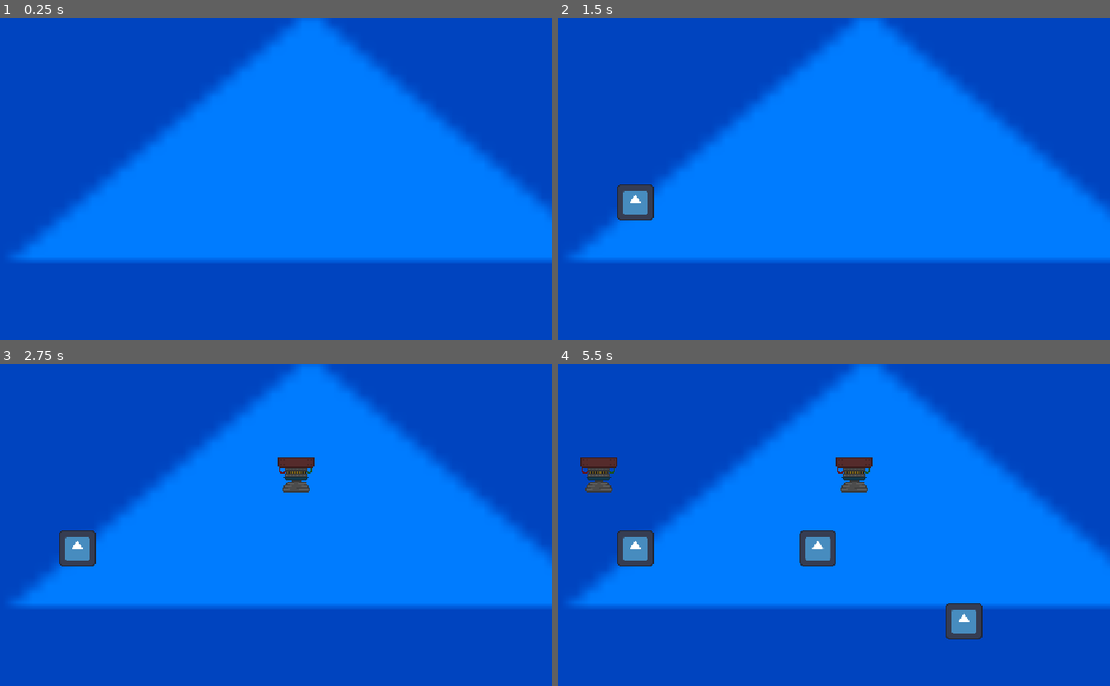
Above: before the commit, frames 1-4 (two rows, left to right).
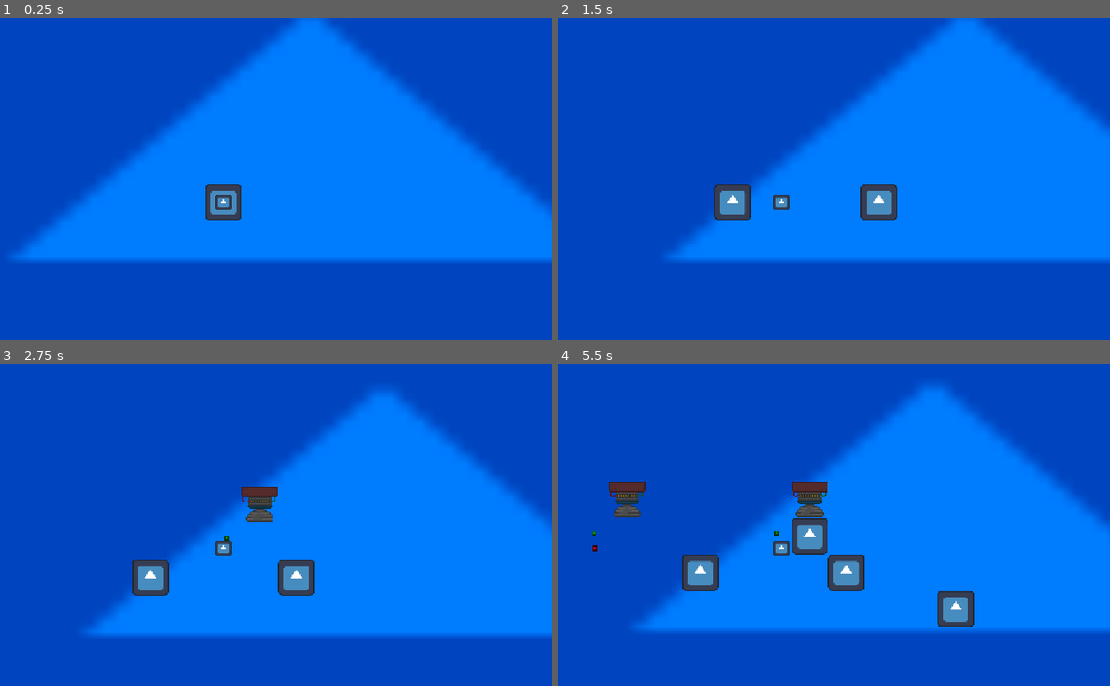
Above: after the commit, the same moments.

Repository: Luminescent-Cheese/ShipBattleBuilder
Game: Godot game, scene res://test.tscn
Same seed, same stepped clock (60 frames per second), same inputs: the game is played once before the commit and once after it. The engine's default icon, where the game draws it, is replaced by a stand-in: a white triangle on a blue panel in a dark square.
Inputs (mouse positions are in pixels of both pictures, inside the frame that each line leads up to):
- Up to frame 1 (0.25 s): no input
- Up to frame 2 (1.5 s): tap Enter at 0.5 s; move the mouse to (927, 185) at 0.52 s; hold D (Thrust Right) 0.53-1.28 s; tap R (rotate) at 0.6 s; click (927, 185) at 0.67 s; tap 1 (test) at 0.8, 1.35 s; tap Space at 1.25 s; move the mouse to (651, 220) at 1.27 s; hold S (Thrust Backward) from 1.28 s (still down); click (651, 220) at 1.42 s
- Up to frame 3 (2.75 s): tap 2 (test2) at 1.55, 2.1 s; tap Enter at 2 s; move the mouse to (287, 467) at 2.02 s; release S (Thrust Backward) at 2.03 s; hold D (Thrust Right) from 2.03 s (still down); click (287, 467) at 2.17 s; tap R (rotate) at 2.3 s
- Up to frame 4 (5.5 s): tap Space at 2.75, 4.25 s; move the mouse to (751, 621) at 2.77 s; release D (Thrust Right) at 2.78 s; hold S (Thrust Backward) 2.78-3.53 s; tap R (rotate) at 2.85, 4.55, 5.1 s; click (751, 621) at 2.92 s; tap 1 (test) at 3.05, 3.6, 5.3 s; tap Enter at 3.5 s; move the mouse to (977, 602) at 3.52 s; hold A (Thrust Left) 3.53-5.03 s; click (977, 602) at 3.67 s; tap 2 (test2) at 3.8, 4.35 s; move the mouse to (585, 492) at 4.27 s; click (585, 492) at 4.42 s; move the mouse to (811, 547) at 5.02 s; hold S (Thrust Backward) from 5.03 s (still down); click (811, 547) at 5.17 s

The runs differ from the first frame. In frame 1, 0.7% of the frame differs, in the area x 37-44%, y 51-63%; in frame 2, 23%; in frame 3, 28%, in the area x 2-100%, y 0-85%; in frame 4, 28%.

Commit message:
basic rotation
nearly works, still a few problems with thrusters in either direction giving infinite spin if fast enough

Diff:
--- a/project.godot
+++ b/project.godot
@@ -61,6 +61,7 @@
 [physics]
 
 3d/physics_engine="Jolt Physics"
+2d/default_gravity=0.0
 
 [rendering]
 
--- a/ship.gd
+++ b/ship.gd
@@ -3,14 +3,57 @@
 @onready var Ship_Part = preload("res://ship_part.tscn")
 @onready var Thruster = preload("res://thruster.tscn")
 
+var force_dir = [Vector2.ZERO]
+var force_pos = [Vector2.ZERO]
+
 func _process(delta: float) -> void:
 	if Input.is_action_just_pressed("test"):
 		var New_part = Ship_Part.instantiate()
 		add_child(New_part)
+		New_part.add_collision.connect(add_collision_shape)
 	if Input.is_action_just_pressed("test2"):
 		var New_thruster = Thruster.instantiate()
 		add_child(New_thruster)
 		New_thruster.thruster_on.connect( on_thrust)
+		New_thruster.add_collision.connect(add_collision_shape)
+
+	$CenterOfMass.position = Vector2(0,0)
+
+func add_collision_shape(set_position):
+	var collision_shape = CollisionShape2D.new()
+	collision_shape.position = set_position
+	collision_shape.shape = RectangleShape2D.new()
+	collision_shape.shape.size = Vector2(128,128)
+	add_child(collision_shape)
+	mass += 5
+	#recaulculates center of mass
+	calculate_center_of_mass()
+
 
 func on_thrust(force_direction,force_position) -> void:
-	apply_force(force_direction,force_position)
+	force_dir.append(force_direction.rotated(global_rotation))
+	force_pos.append(force_position)
+
+func _integrate_forces(state: PhysicsDirectBodyState2D) -> void:
+	for i in force_dir.size():
+		apply_force(force_dir[i],force_pos[i])
+	if force_dir.size() > 1:
+		force_dir.clear()
+		force_pos.clear()
+
+func calculate_center_of_mass():
+	var positions = []
+	var averagePosition = Vector2.ZERO
+	#finds where new center of mass should be
+	for child in get_children():
+		if child is CollisionShape2D:
+			positions.append(child.position)
+	for i in positions.size():
+		averagePosition += positions[i]
+	averagePosition /= positions.size()
+	#makes it so that point becomes (0,0) locally
+	for child in get_children():
+		if not child is Camera2D:
+			child.position -= averagePosition
+	#changes global position so it looks like no movement occured
+	global_position += averagePosition
--- a/ship.tscn
+++ b/ship.tscn
@@ -1,9 +1,30 @@
 [gd_scene format=3 uid="uid://d1ijkjsfx8hci"]
 
 [ext_resource type="Script" uid="uid://bnxujhykk358b" path="res://ship.gd" id="1_l3rv8"]
+[ext_resource type="Texture2D" uid="uid://c3rxygp4bjcrv" path="res://icon.svg" id="2_4cq66"]
+
+[sub_resource type="RectangleShape2D" id="RectangleShape2D_riqys"]
+size = Vector2(128, 128)
 
 [node name="Ship" type="RigidBody2D" unique_id=1069543584]
+mass = 10.0
+gravity_scale = 0.0
+center_of_mass_mode = 1
+linear_damp_mode = 1
+angular_damp_mode = 1
 script = ExtResource("1_l3rv8")
 
 [node name="Camera2D" type="Camera2D" parent="." unique_id=1714904909]
 zoom = Vector2(0.5, 0.5)
+
+[node name="CenterOfMass" type="Sprite2D" parent="." unique_id=2033252112]
+z_index = 1
+position = Vector2(-85, -49.5)
+scale = Vector2(0.4375, 0.4140625)
+texture = ExtResource("2_4cq66")
+
+[node name="Icon" type="Sprite2D" parent="." unique_id=824534812]
+texture = ExtResource("2_4cq66")
+
+[node name="CollisionShape2D" type="CollisionShape2D" parent="." unique_id=228976419]
+shape = SubResource("RectangleShape2D_riqys")
--- a/ship_part.gd
+++ b/ship_part.gd
@@ -5,7 +5,7 @@
 @onready var tileSprite = $BaseShipSprite
 
 signal thruster_on
-
+signal add_collision
 func _ready() -> void:
 	TILE_WIDTH = tileSprite.get_rect().size.x
 
@@ -18,6 +18,7 @@
 		global_position = get_global_mouse_position().snapped(Vector2(TILE_WIDTH,TILE_WIDTH))
 		if Input.is_mouse_button_pressed(MOUSE_BUTTON_LEFT):
 			placeable = false
+			add_collision.emit(position)
 		if Input.is_action_just_pressed("rotate"):
 			rotation += PI/2
 			if snappedf(rotation,0.01) == snappedf(2*PI,0.01):
@@ -25,4 +26,7 @@
 
 
 func _on_thruster_forces_thrust(ThrustDirection) -> void:
-	thruster_on.emit(self.global_position.direction_to(ThrustDirection)*100,position)
+	thruster_on.emit(global_position+transform.y*-200,global_position-get_parent().global_position)
+	$"thrust center".global_position = global_position
+	$"thrust direction".global_position = (transform.y)*200
+	#print("thrust center = %s, dir = %s" % [$"thrust center".global_position, $"thrust direction".global_position])
--- a/ship_part.tscn
+++ b/ship_part.tscn
@@ -3,7 +3,7 @@
 [ext_resource type="Texture2D" uid="uid://c3rxygp4bjcrv" path="res://icon.svg" id="1_5iij5"]
 [ext_resource type="Script" uid="uid://ymvgvf1xlyol" path="res://ship_part.gd" id="1_epihn"]
 
-[node name="ShipPart" type="Node2D" unique_id=713508415]
+[node name="ShipPart" type="Node2D" unique_id=243587431]
 script = ExtResource("1_epihn")
 
 [node name="BaseShipSprite" type="Sprite2D" parent="." unique_id=1416035950]
--- a/thruster.tscn
+++ b/thruster.tscn
@@ -3,6 +3,7 @@
 [ext_resource type="PackedScene" uid="uid://bnvbyi3c63nr1" path="res://ship_part.tscn" id="1_bda3k"]
 [ext_resource type="Script" uid="uid://wxbdw2v2whqx" path="res://thruster_forces.gd" id="2_as1lm"]
 [ext_resource type="Texture2D" uid="uid://d3t17lm7qlfk2" path="res://thruster.png" id="2_bima3"]
+[ext_resource type="Texture2D" uid="uid://c3rxygp4bjcrv" path="res://icon.svg" id="4_as1lm"]
 
 [sub_resource type="Gradient" id="Gradient_bima3"]
 offsets = PackedFloat32Array(0, 0.14457831)
@@ -54,4 +55,16 @@
 texture_filter = 1
 texture = ExtResource("2_bima3")
 
+[node name="thrust center" type="Sprite2D" parent="." index="4" unique_id=1360516702]
+modulate = Color(0.089197926, 0.76577485, 7.70092e-07, 1)
+position = Vector2(-116.5, 117.5)
+scale = Vector2(0.1171875, 0.1328125)
+texture = ExtResource("4_as1lm")
+
+[node name="thrust direction" type="Sprite2D" parent="." index="5" unique_id=1642951936]
+modulate = Color(1, 0, 0, 1)
+position = Vector2(-114.5, 170.5)
+scale = Vector2(0.14843754, 0.14843747)
+texture = ExtResource("4_as1lm")
+
 [connection signal="thrust" from="ThrustForces" to="." method="_on_thruster_forces_thrust"]
